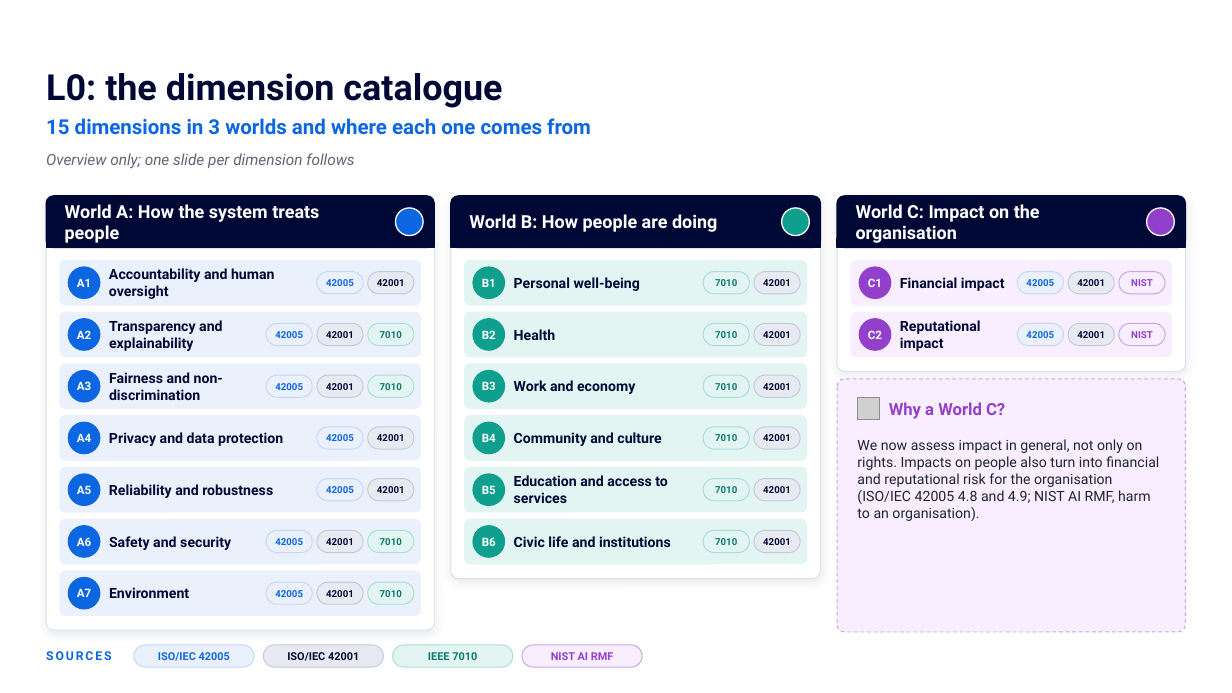
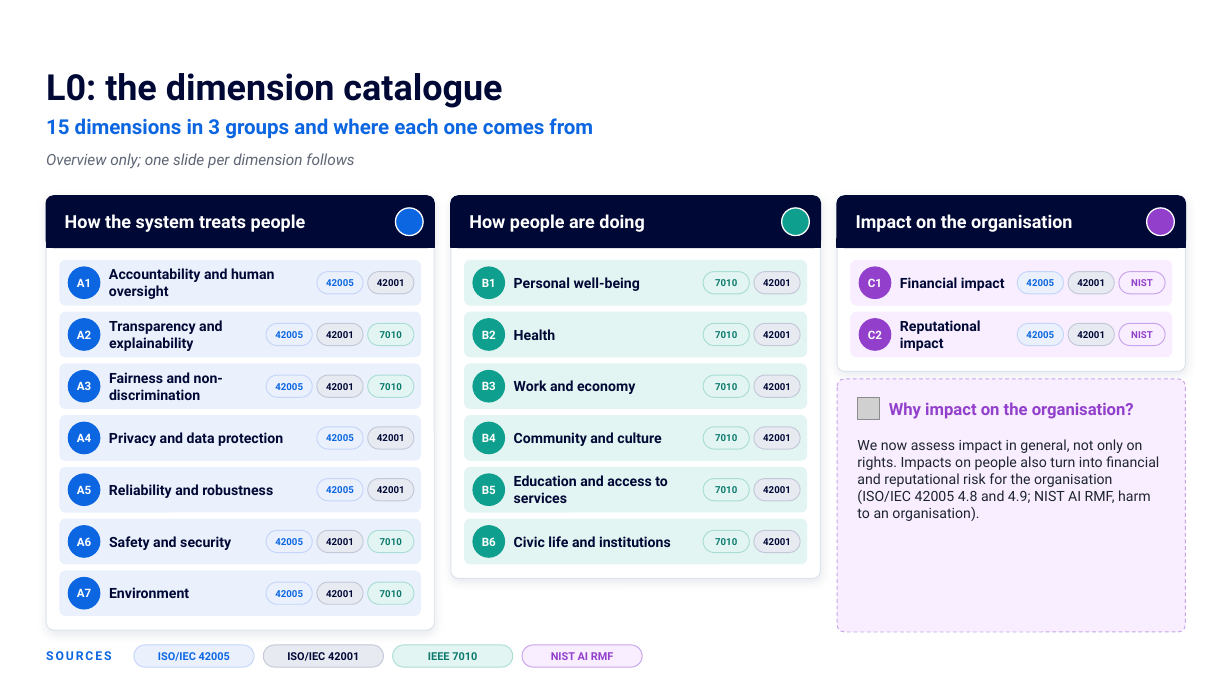
Before and after one commit to Jorge2k1/DTeTect, a slide deck: slide 3 of temp/FRAMEWORK IMPACT ASSESSMENT.pptx. Drawn at 1232x693 pixels with LibreOffice and Linux fonts; fonts in the diff are those of the drawing; grey boxes stand for pictures; background and template pictures are left out. Boxes give left, top, right and bottom in pixels: in the first picture for what was removed or moved away, otherwise in the second. Text is boxed around its words. In the diff, an @@ line names an element or a change of style, - is before the commit and + after.

```diff
--- a/temp/FRAMEWORK IMPACT ASSESSMENT.pptx
+++ b/temp/FRAMEWORK IMPACT ASSESSMENT.pptx
@@ text at (x1=46, y1=118, x2=593, y2=139): text changed @@
-15 dimensions in 3 worlds and where each one comes from
+15 dimensions in 3 groups and where each one comes from
@@ text at (x1=65, y1=214, x2=306, y2=232): text changed @@
-World A: How the system treats people
+How the system treats people
@@ text at (x1=469, y1=214, x2=644, y2=232): text changed @@
-World B: How people are doing
+How people are doing
@@ text at (x1=856, y1=214, x2=1072, y2=232): text changed @@
-World C: Impact on the organisation
+Impact on the organisation
@@ text at (x1=889, y1=402, x2=1134, y2=419): text changed @@
-Why a World C?
+Why impact on the organisation?
```
Also in this commit, not shown: 17 other slides changed.
